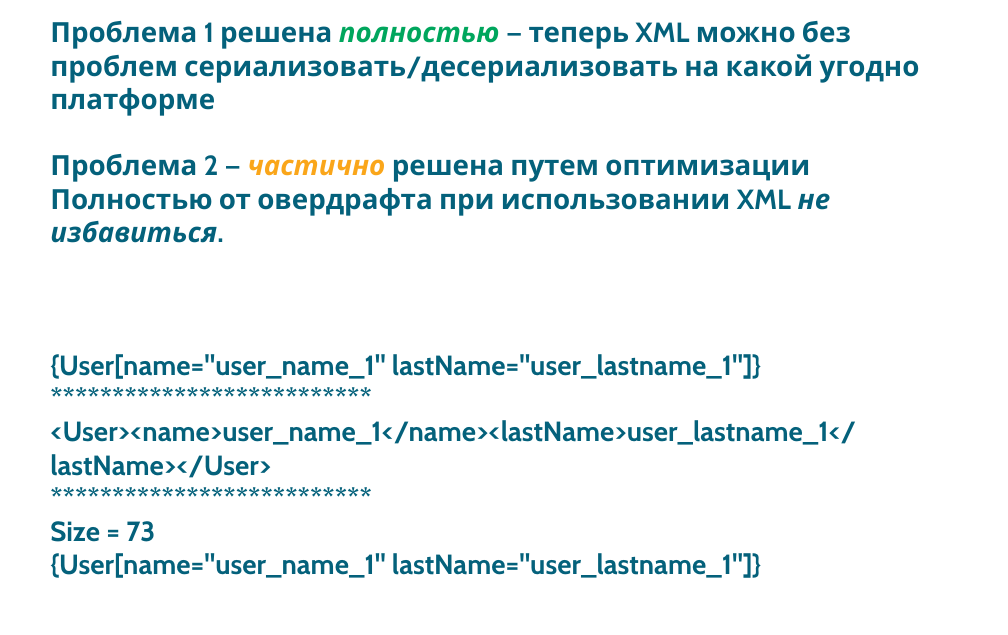
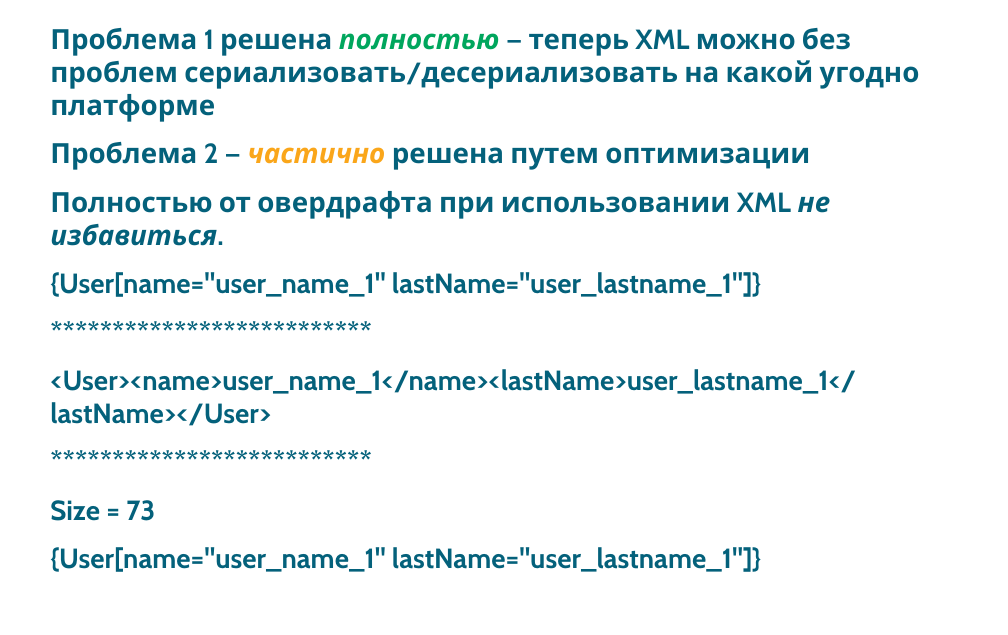
Before and after one commit to pixie1977/JavaSchoolSerialization, a slide deck: slide 48 of JavaSchoolSerialization.odp. Drawn at 1008x635 pixels with LibreOffice and Linux fonts; fonts in the diff are those of the drawing; background and template pictures are left out. Boxes give left, top, right and bottom in pixels: in the first picture for what was removed or moved away, otherwise in the second. Text is boxed around its words. In the diff, an @@ line names an element or a change of style, - is before the commit and + after.

```diff
--- a/JavaSchoolSerialization.odp
+++ b/JavaSchoolSerialization.odp
@@ subtitle "Проблема 1 решена полностью — ..." moved from (x1=50, y1=21, x2=920, y2=578) to (x1=50, y1=28, x2=920, y2=572) @@
@@ subtitle "Проблема 1 решена полностью — ..." at (x1=50, y1=28, x2=920, y2=572): more space between paragraphs @@
```
Also in this commit, not shown: 52 other slides changed, 1 other file.
